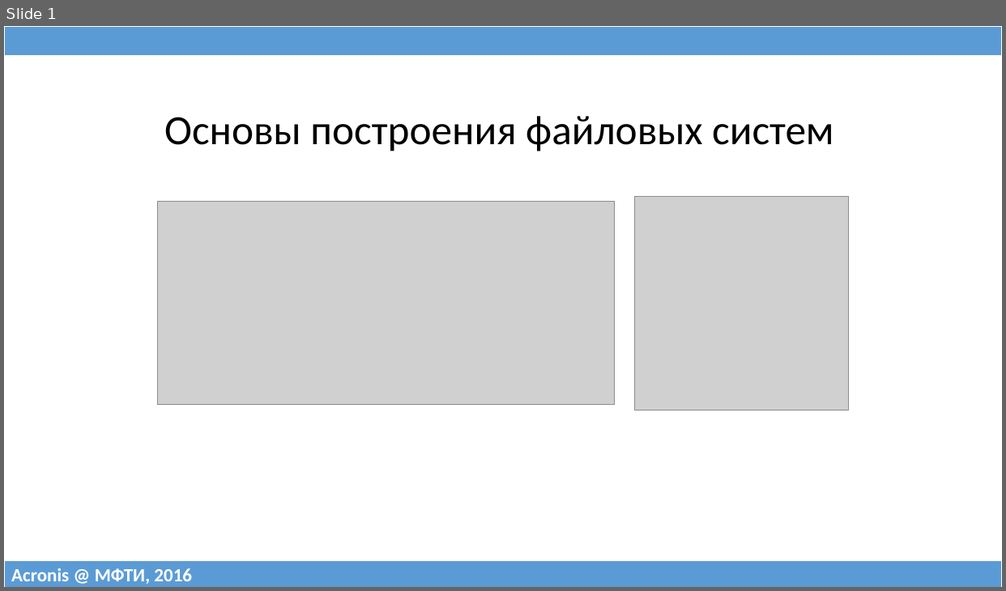
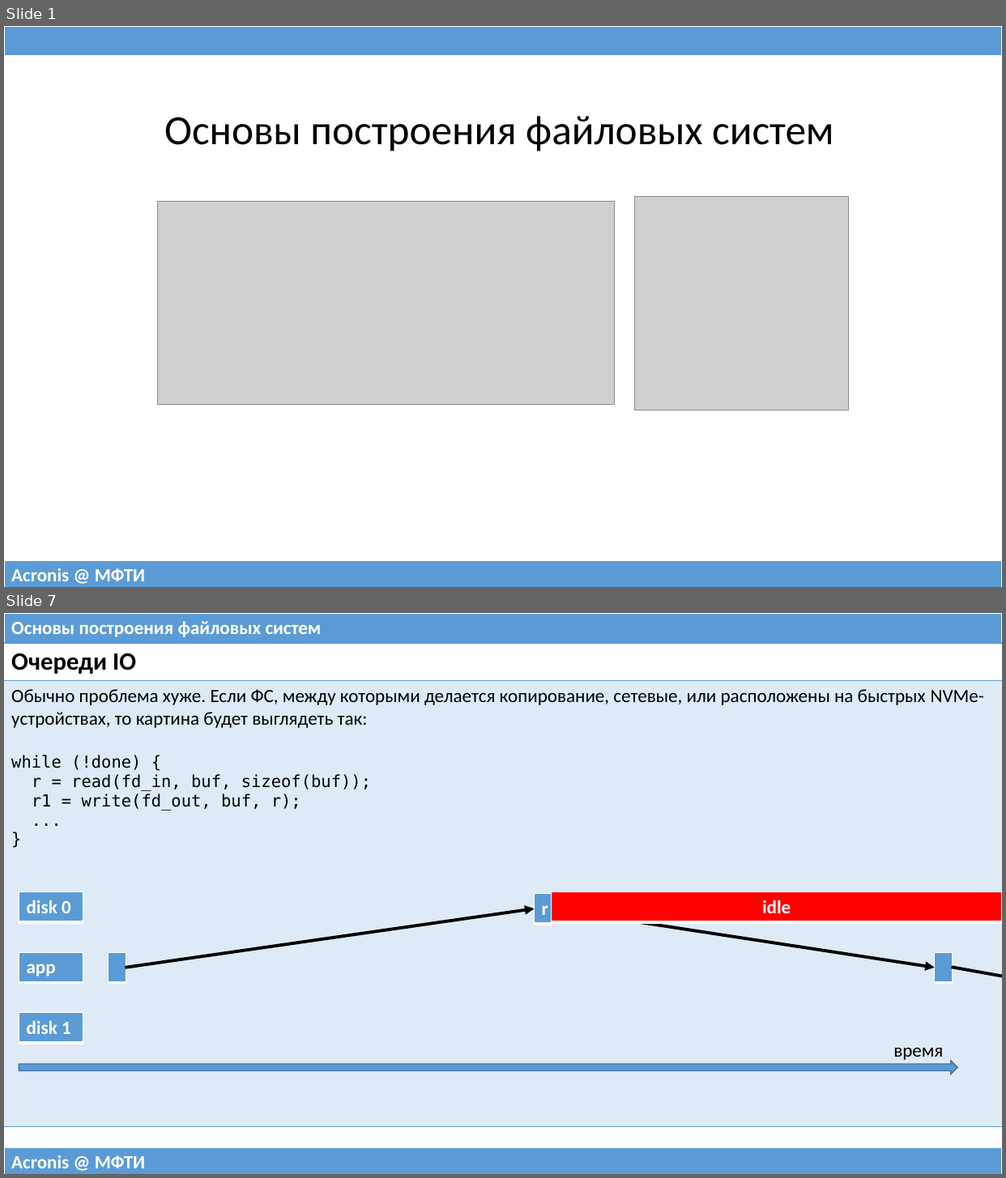
Before and after one commit to 75cc8545e7b021ed280ed0ef99fc7fc4/filesystems-101, a slide deck: talks/src/class10.pptx. Shown one above the other, each under a label of ours: slide 1 before the commit, slides 1 and 7 after it; the slides between them are not shown. The pictures are 1006x591 and 1006x1178 pixels, drawn with LibreOffice and Linux fonts; fonts in the diff are those of the drawing; grey boxes stand for pictures. Boxes give left, top, right and bottom in pixels: in the first picture for what was removed or moved away, otherwise in the second. Text is boxed around its words. In the diff, an @@ line names an element or a change of style, - is before the commit and + after.

```diff
--- a/talks/src/class10.pptx
+++ b/talks/src/class10.pptx
@@ slide 7 added at bbox=[4, 613, 1002, 1174], background #FFFFFF @@
@@ table added at bbox=[4, 613, 1002, 643], 1 rows, 1 columns @@
+Основы построения файловых систем
@@ table added at bbox=[4, 643, 1002, 1124], 2 rows, 1 columns @@
+Очереди IO
+Обычно проблема хуже. Если ФС, между которыми делается копирование, сетевые, или расположены на быстрых NVMe-устройствах, то картина будет выглядеть так: / while (!done) { / r = read(fd_in, buf, sizeof(buf)); / r1 = write(fd_out, buf, r); / ... }
@@ table added at bbox=[19, 892, 83, 923], 1 rows, 1 columns @@
+disk 0
@@ table added at bbox=[534, 894, 552, 924], 1 rows, 1 columns @@
+r
@@ table added at bbox=[552, 892, 1002, 923], 1 rows, 1 columns @@
+idle
@@ arrow added from (126, 968) to (534, 909), #000000 3 pt @@
@@ arrow added from (552, 909) to (935, 968), #000000 3 pt @@
@@ table added at bbox=[19, 953, 83, 983], 1 rows, 1 columns @@
+app
@@ table added at bbox=[108, 953, 126, 983], 1 rows, 1 columns @@
+
@@ table added at bbox=[935, 953, 952, 983], 1 rows, 1 columns @@
+
@@ line added from (952, 967) to (1002, 976), #000000 3 pt @@
@@ table added at bbox=[19, 1013, 83, 1043], 1 rows, 1 columns @@
+disk 1
@@ text added at bbox=[893, 1047, 943, 1060], 18 pt, text #000000 @@
+время
@@ right arrow added at bbox=[19, 1061, 957, 1074], fill #5B9BD5, outline #43739E 1 pt @@
@@ table added at bbox=[4, 1148, 1002, 1174], 1 rows, 1 columns @@
+Acronis @ МФТИ
@@ slide 1 changed as well @@
@@ table at bbox=[4, 561, 1002, 587] @@
-row 1, column 1: Acronis @ МФТИ, 2016
+row 1, column 1: Acronis @ МФТИ
```
Also in this commit, not shown: 2 other slides changed, 30 other slides added, 13 slides removed, 1 other file.
